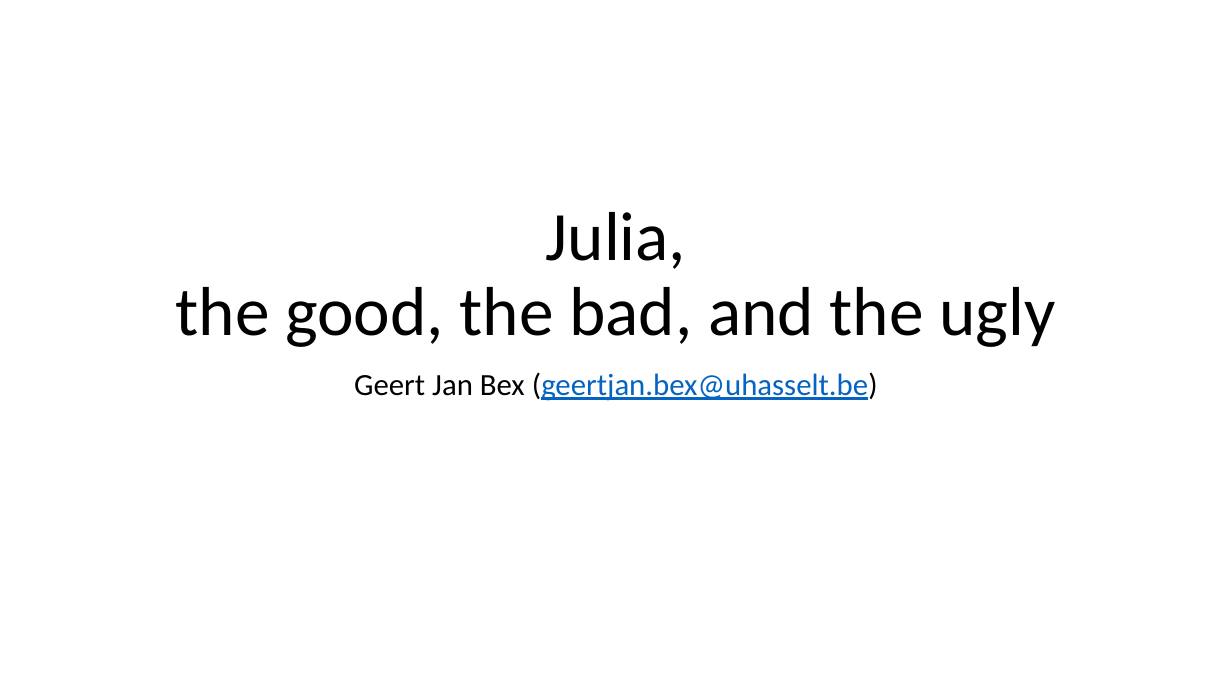
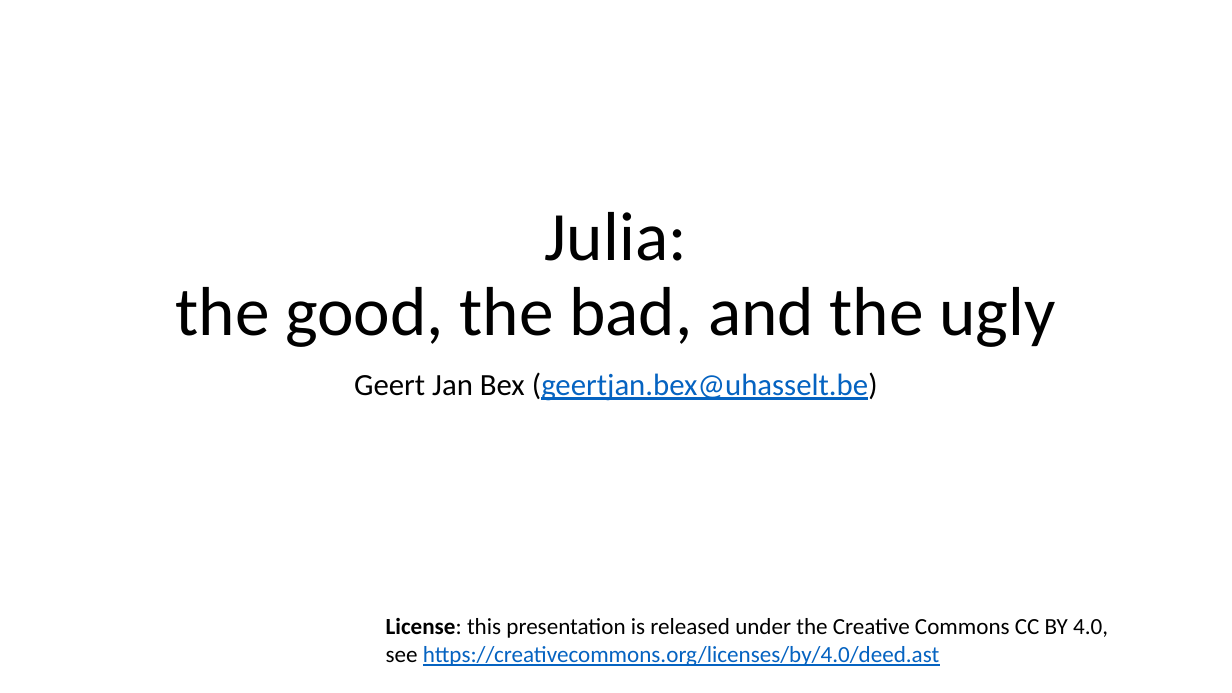
Before and after one commit to gjbex/Julia_good_bad_ugly, a slide deck: slide 1 of julia,_good_back_ugly.pptx. Drawn at 1232x693 pixels with LibreOffice and Linux fonts; fonts in the diff are those of the drawing. Boxes give left, top, right and bottom in pixels: in the first picture for what was removed or moved away, otherwise in the second. Text is boxed around its words. In the diff, an @@ line names an element or a change of style, - is before the commit and + after.

Commit message:
Add QR slide

```diff
--- a/julia,_good_back_ugly.pptx
+++ b/julia,_good_back_ugly.pptx
@@ title at [176,212,1055,347]: text changed @@
-Julia,
-the good, the bad, and the ugly
+Julia:
+the good, the bad, and the ugly
@@ text added at [386,618,1108,666], 18 pt, text #000000 @@
+License: this presentation is released under the Creative Commons CC BY 4.0,
+see https://creativecommons.org/licenses/by/4.0/deed.ast
```
Also in this commit, not shown: 4 slides added, 1 slide removed.
